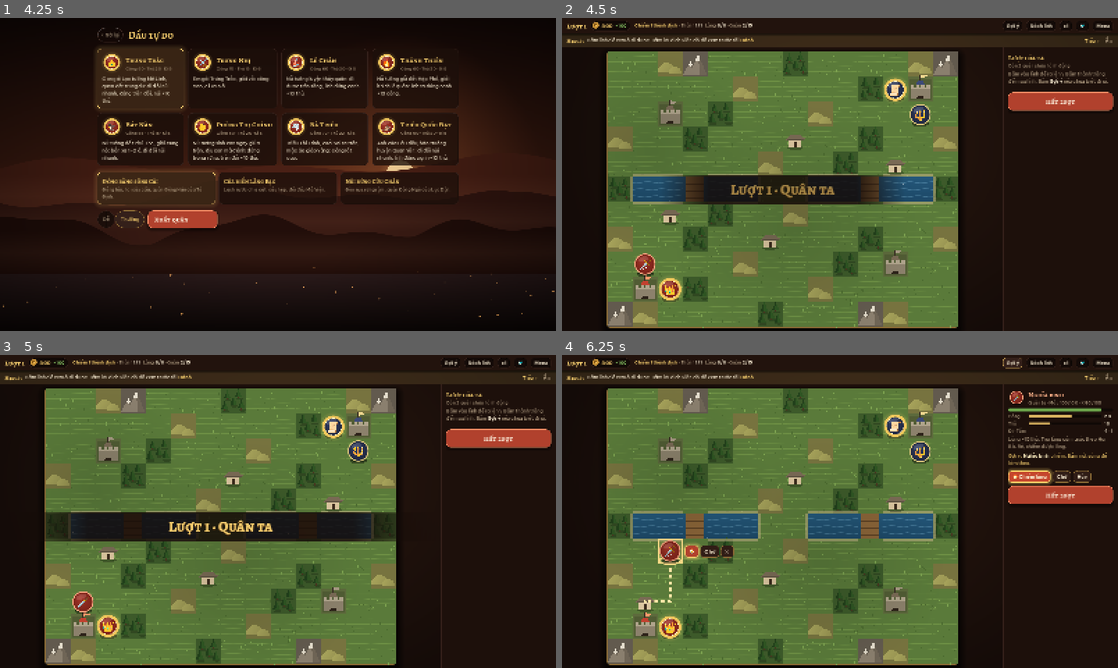
Above: before the commit, frames 1-4 (two rows, left to right).
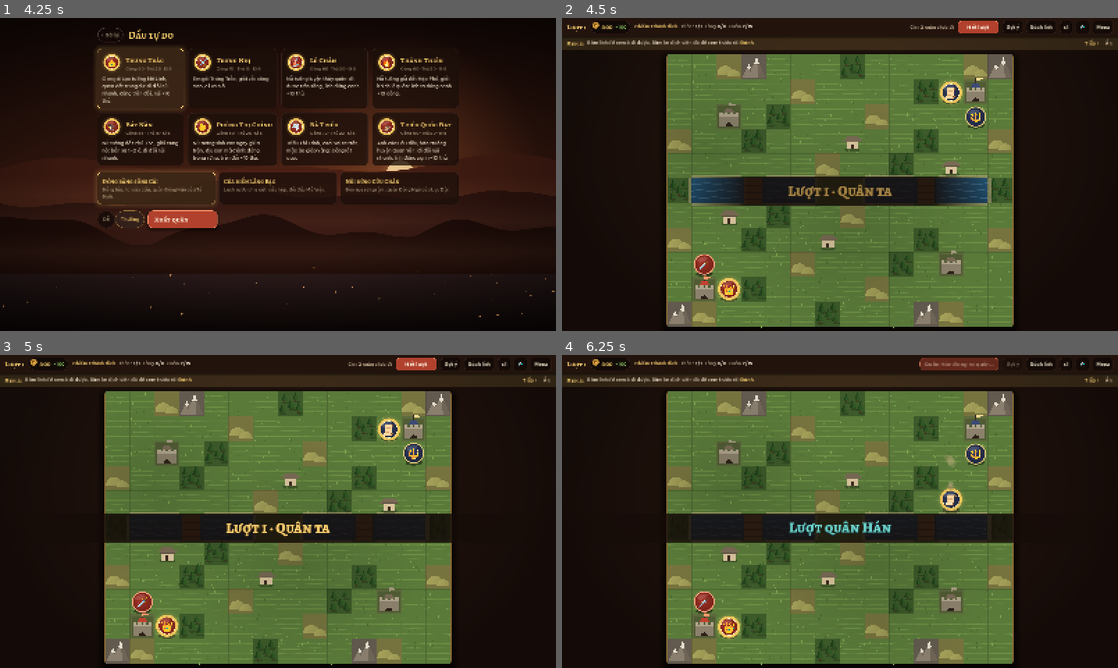
Above: after the commit, the same moments.

Repository: NguyenVanDo51/hon-song-nui
Game: Godot game, scene res://main.tscn
Same seed, same stepped clock (60 frames per second), same inputs: the game is played once before the commit and once after it.
Inputs (mouse positions are in pixels of both pictures, inside the frame that each line leads up to):
- Up to frame 1 (4.25 s): click (239, 196) at 0.52 s; click "‹ Trở lại" at 1.25 s; click (239, 221) at 2.02 s; click "Dễ" at 2.75 s; click "Thường" at 3.5 s
- Up to frame 2 (4.5 s): click (745, 218) at 4.27 s
- Up to frame 3 (5 s): no input
- Up to frame 4 (6.25 s): click (979, 364) at 5 s, where only the run after the commit has a clickable "Hết lượt"; click (1012, 364) at 5.75 s, where only the run before the commit has a clickable "Gợi ý"

Frame 1 is identical in both runs. In frame 2, 45% of the frame differs, in the area x 0-100%, y 0-100%; in frame 3, 42%; in frame 4, 48%.

Commit message:
game: drop the side panel; one popup pinned beside the tile holds orders, forecast, buy list and unit/terrain info (placed to hide no units), bigger order buttons, Hết lượt moves to the top bar
Co-Authored-By: Claude Opus 5.5 <noreply@anthropic.com>

Diff:
--- a/scripts/ui/game_screen.gd
+++ b/scripts/ui/game_screen.gd
@@ -1,6 +1,6 @@
 class_name GameScreen
 extends Control
-## the war table: top bar, tips strip, board, side panel; input, event playback, enemy turn loop, hint, end screen.
+## the war table: top bar (with Hết lượt), tips strip, board + one popup pinned beside the selection; input, event playback, enemy turn loop, hint, end screen.
 ## Port of the game half of src/ui/screens.js.
 
 const DEFAULT_TIPS := [
@@ -38,9 +38,12 @@
 var _info: VBoxContainer
 var _actions: HFlowContainer
 var _btn_end: Button
+var _left: Label
 var _end: Control
-var _float: HBoxContainer
+var _pop: PanelContainer
+var _pop_anchor: Variant = null # [x, y] tile the popup belongs to; null = top centre of the board
 var _hover_at := 0
+const POP_W := 290.0
 
 func _ready() -> void:
 	set_anchors_and_offsets_preset(Control.PRESET_FULL_RECT)
@@ -94,6 +97,17 @@
 	_goal.size_flags_horizontal = Control.SIZE_EXPAND_FILL
 	_goal.size_flags_vertical = Control.SIZE_SHRINK_CENTER
 	bh.add_child(_goal)
+	_left = Style.lbl("", 13, Style.MUTED, Style.semi)
+	_left.size_flags_vertical = Control.SIZE_SHRINK_CENTER
+	bh.add_child(_left)
+	_btn_end = Style.button("Hết lượt", "ActGo")
+	_btn_end.add_theme_font_size_override("font_size", 16)
+	_btn_end.custom_minimum_size = Vector2(118, 36)
+	_btn_end.tooltip_text = "Kết thúc lượt (phím E)"
+	_btn_end.pressed.connect(func() -> void:
+		main.audio.play("ui")
+		end_player_turn())
+	bh.add_child(_btn_end)
 	_btn_hint = _ibtn("Gợi ý", "Gợi ý nước đi", _on_hint)
 	bh.add_child(_btn_hint)
 	bh.add_child(_ibtn("Sách lính", "Sách lính", func() -> void: main.menus.open_codex("p")))
@@ -162,31 +176,23 @@
 	_banner = Banner.new()
 	_banner.set_anchors_and_offsets_preset(Control.PRESET_FULL_RECT)
 	_wrap.add_child(_banner)
-	var panel := PanelContainer.new()
-	var ps := Style.box(Color("#1d100b"), Color.TRANSPARENT, 0, 14)
-	ps.border_color = Style.LACQUER_3; ps.border_width_left = 1
-	panel.add_theme_stylebox_override("panel", ps)
-	panel.custom_minimum_size.x = 330
-	body.add_child(panel)
-	var scroll := ScrollContainer.new()
-	scroll.horizontal_scroll_mode = ScrollContainer.SCROLL_MODE_DISABLED
-	panel.add_child(scroll)
-	var pv := Style.vbox(10)
-	pv.size_flags_horizontal = Control.SIZE_EXPAND_FILL
-	scroll.add_child(pv)
+	# no side panel: everything about the current selection lives in one popup pinned next to its tile
+	_pop = PanelContainer.new()
+	var ps := Style.box(Color(0.075, 0.045, 0.03, 0.96), Style.BRONZE_2, 12, 12)
+	ps.shadow_color = Color(0, 0, 0, 0.55); ps.shadow_size = 14; ps.shadow_offset = Vector2(0, 6)
+	_pop.add_theme_stylebox_override("panel", ps)
+	_pop.z_index = 50 # above board tokens / FX
+	_pop.visible = false
+	_wrap.add_child(_pop)
+	var pv := Style.vbox(8)
+	pv.custom_minimum_size.x = POP_W
+	_pop.add_child(pv)
 	_info = Style.vbox(6)
 	pv.add_child(_info)
 	_actions = HFlowContainer.new()
 	_actions.add_theme_constant_override("h_separation", 6)
 	_actions.add_theme_constant_override("v_separation", 6)
 	pv.add_child(_actions)
-	_btn_end = Style.menu_button("Hết lượt", "", true)
-	(_btn_end.get_meta("title") as Label).horizontal_alignment = HORIZONTAL_ALIGNMENT_CENTER
-	_btn_end.custom_minimum_size.y = 52
-	_btn_end.pressed.connect(func() -> void:
-		main.audio.play("ui")
-		end_player_turn())
-	pv.add_child(_btn_end)
 	_end = Control.new()
 	_end.set_anchors_and_offsets_preset(Control.PRESET_FULL_RECT)
 	_end.visible = false
@@ -219,6 +225,7 @@
 	board.position = ((_wrap.size - board.size) / 2.0).floor()
 	_frame.position = board.position
 	_frame.size = board.size
+	_place_pop.call_deferred()
 
 # ---------- lifecycle ----------
 func _def_for(c: Dictionary) -> Dictionary:
@@ -846,8 +853,8 @@
 	refresh()
 
 # ---------- panel ----------
-func _note(bb: String, color := Style.MUTED) -> RichTextLabel:
-	return Style.rich(bb, 14, color, Style.INK)
+func _note(bb: String, color := Style.MUTED, size := 14) -> RichTextLabel:
+	return Style.rich(bb, size, color, Style.INK)
 
 func _head(token: Control, name: String, sub: String, side := "") -> HBoxContainer:
 	var h := Style.hbox(10)
@@ -867,6 +874,8 @@
 	var go: bool = opts.get("go", false)
 	var b := Style.button(label, ("ActGoHot" if hot else "ActGo") if go else ("ActHot" if hot else "ActBtn"))
 	b.disabled = opts.get("disabled", false)
+	b.add_theme_font_size_override("font_size", 17)
+	b.custom_minimum_size = Vector2(52, 44)
 	b.pressed.connect(func() -> void:
 		main.audio.play("ui")
 		fn.call())
@@ -894,7 +903,8 @@
 	return "[b][color=#%s]%s[/color][/b]%s · Làng [b]%d/%d[/b] · Quân [b]%d/%d[/b]" % [Style.GOLD.to_html(false), obj, castle_txt,
 		Game.villages(s, "p"), Game.villages(s, "e"), Game.unit_count(s, "p"), s.unitCap]
 
-func _unit_info(u: Dictionary) -> void:
+## compact unit card for the popup: token + name + side/HP/XP, HP bar, one stat line; full = also the unit's description
+func _unit_info(u: Dictionary, full := false) -> void:
 	var st := Game.stat(s, u)
 	var look := Content.unit_look(s, u)
 	var dt: Array = ui.dest if u.id == ui.sel and ui.dest != null and ui.mode != "idle" else [u.x, u.y]
@@ -902,14 +912,17 @@
 	var xl: Array = Rules.RULES.xpLevels
 	var next: Variant = xl[u.rank] if u.rank < xl.size() else null
 	var name: String = look.name + (" " + "★".repeat(u.rank) if u.rank else "")
-	var sub := "%s · Máu %d/100 · KN %d%s" % [Content.theme().factions[u.side].short, u.hp, u.xp, ("/%d" % next) if next != null else ""]
-	_info.add_child(_head(Token.make(u.side, u.type, s.heroKey[u.side], 48), name, sub, u.side))
-	_info.add_child(Style.Bar.make(u.hp / 100.0, 8, Color("#5fa83c"), Style.GOOD))
+	var sub := "Máu %d · KN %d%s · %s +%d thủ" % [u.hp, u.xp, ("/%d" % next) if next != null else "",
+		Content.terrain(t).name, Game.terrain_def(s, u, dt[0], dt[1])]
+	_info.add_child(_head(Token.make(u.side, u.type, s.heroKey[u.side], 40), name, sub, u.side))
+	_info.add_child(Style.Bar.make(u.hp / 100.0, 6, Color("#5fa83c"), Style.GOOD))
 	var r: int = 5 * u.rank
-	_info.add_child(Style.stat_bars([["Công", st.atk + r, 75], ["Thủ", st.def + r, 30], ["Đi · Tầm", "%d · %s" % [st.mv, Style.stat_range(st)]]]))
-	var desc: String = look.blurb if u.type == "hero" else look.desc
-	var guard := " Đang canh gác (💤): chỉ ra tay khi quân ta tới gần." if u.get("guard", false) else ""
-	_info.add_child(_note("%s +%d thủ. %s%s" % [Content.terrain(t).name, Game.terrain_def(s, u, dt[0], dt[1]), desc, guard]))
+	_info.add_child(_note("Công [b]%d[/b] · Thủ [b]%d[/b] · Đi [b]%d[/b] · Tầm [b]%s[/b]" % [st.atk + r, st.def + r, st.mv, Style.stat_range(st)], Style.MUTED, 14))
+	if full:
+		var desc: String = look.blurb if u.type == "hero" else look.desc
+		_info.add_child(_note(desc, Style.MUTED, 13))
+	if u.get("guard", false):
+		_info.add_child(_note("💤 Đang canh gác: chỉ ra tay khi quân ta tới gần.", Style.MUTED, 13))
 
 func refresh() -> void:
 	if s.is_empty():
@@ -921,19 +934,23 @@
 	_income.text = "+%d" % Game.income(s, "p")
 	_goal.text = Style.bold_in(_goal_line(), Style.INK)
 	for c in _info.get_children() + _actions.get_children():
+		c.get_parent().remove_child(c) # now, so the popup measures only the new content
 		c.queue_free()
 	var my_turn: bool = s.side == "p" and not ui.busy and s.winner == null
 	_btn_end.disabled = not my_turn
 	_btn_hint.disabled = not my_turn
+	var enemy_busy: bool = ui.busy and s.side == "e"
+	_btn_end.text = ("%s đang ra quân…" % Content.theme().factions.e.short) if enemy_busy else "Hết lượt"
+	var left: int = s.units.filter(func(o: Dictionary) -> bool: return o.side == "p" and not o.acted).size()
+	_left.text = ("Còn %d quân chưa đi" % left) if my_turn and left > 0 else ""
+	_pop_anchor = null
 	var u: Variant = _sel_unit()
-	if ui.busy and s.side == "e":
-		_info.add_child(_head(null, "%s đang ra quân…" % Content.theme().factions.e.short, "", "e"))
-		_info.add_child(_note("Bấm [b]x2[/b] trên thanh trên để xem nhanh hơn."))
-	elif ui.busy:
+	if ui.busy:
 		pass
 	elif u != null:
-		_unit_info(u)
 		if my_turn and u.side == "p" and not u.acted and ui.mode != "idle":
+			_pop_anchor = ui.dest
+			_unit_info(u)
 			var dx: int = ui.dest[0]
 			var dy: int = ui.dest[1]
 			var targets := Game.targets_from(s, u, dx, dy)
@@ -975,44 +992,52 @@
 				_actions.add_child(_act("Chờ", func() -> void: commit({ "kind": "wait" }), { "hot": hk == "wait" }))
 				_actions.add_child(_act("Hủy", cancel))
 		elif my_turn and u.side == "p" and not u.acted:
-			_info.add_child(_note("Bấm ô xanh để đi (bấm chính ô đang đứng để hành động tại chỗ), hoặc bấm kẻ địch viền đỏ để đánh."))
-		elif u.side == "p" and u.acted:
-			_info.add_child(_note("Đã hành động lượt này."))
+			pass # choosing where to go: the board (blue tiles, red-ringed enemies, hover forecast) is the whole UI
+		else:
+			_pop_anchor = [u.x, u.y]
+			_unit_info(u, true)
+			if u.side == "p" and u.acted:
+				_info.add_child(_note("Đã hành động lượt này.", Style.MUTED, 13))
 	elif ui.buyAt != null:
 		var x: int = ui.buyAt[0]
 		var y: int = ui.buyAt[1]
+		_pop_anchor = [x, y]
 		_info.add_child(_head(null, "Mộ quân", "Có %d vàng · Quân %d/%d · lính mới đi được từ lượt sau" % [s.gold.p, Game.unit_count(s, "p"), s.unitCap]))
 		var grid := GridContainer.new()
 		grid.columns = 1
 		grid.add_theme_constant_override("v_separation", 6)
-		grid.size_flags_horizontal = Control.SIZE_EXPAND_FILL
+		grid.custom_minimum_size.x = POP_W
 		for o: Dictionary in Game.buy_options(s, "p", x, y):
 			var look := Content.unit_type_look("p", o.type, s.heroKey.p)
 			var type: String = o.type
 			var b := _act("", func() -> void: buy_unit(type), { "disabled": not o.ok or not my_turn, "hot": ui.hotBuy == o.type })
 			b.tooltip_text = look.blurb if o.type == "hero" else look.desc
-			b.custom_minimum_size = Vector2(0, 40)
+			b.custom_minimum_size = Vector2(POP_W, 46)
 			var row := Style.hbox(8)
 			row.mouse_filter = Control.MOUSE_FILTER_IGNORE
 			row.set_anchors_and_offsets_preset(Control.PRESET_FULL_RECT)
 			row.offset_left = 8
-			row.offset_right = -10
-			row.add_child(Token.make("p", o.type, s.heroKey.p, 28))
-			var nm := Style.lbl(look.name, 14, Style.INK if o.ok else Color(Style.INK, 0.45), Style.bold)
+			row.offset_right = -12
+			var tk := Token.make("p", o.type, s.heroKey.p, 32)
+			tk.size_flags_vertical = Control.SIZE_SHRINK_CENTER
+			row.add_child(tk)
+			var nm := Style.lbl(look.name, 16, Style.INK if o.ok else Color(Style.INK, 0.45), Style.bold)
 			nm.size_flags_horizontal = Control.SIZE_EXPAND_FILL
 			nm.vertical_alignment = VERTICAL_ALIGNMENT_CENTER
 			nm.size_flags_vertical = Control.SIZE_FILL
 			row.add_child(nm)
-			var cost := Style.lbl(str(o.cost), 14, Style.GOLD if o.ok else Color(Style.GOLD, 0.45), Style.semi)
+			var cost := Style.lbl(str(o.cost), 16, Style.GOLD if o.ok else Color(Style.GOLD, 0.45), Style.semi)
 			cost.size_flags_vertical = Control.SIZE_FILL
 			cost.vertical_alignment = VERTICAL_ALIGNMENT_CENTER
 			row.add_child(cost)
 			b.add_child(row)
 			grid.add_child(b)
 		_actions.add_child(grid)
+		_actions.add_child(_act("Đóng", cancel))
 	elif ui.info != null:
 		var x: int = ui.info.x
 		var y: int = ui.info.y
+		_pop_anchor = [x, y]
 		var t: String = s.tiles[y][x]
 		var own: Variant = s.owner.get(Vector2i(x, y))
 		var tr: Dictionary = Rules.TERRAIN[t]
@@ -1021,65 +1046,70 @@
 			own_txt = " · " + (("của ta" if own == "p" else "của địch") if own != null else "chưa ai chiếm")
 		_info.add_child(_head(null, Content.terrain(t).name + own_txt, "Thủ +%d · Giá đi %s" % [tr.def, "không qua" if tr.cost == INF else str(int(tr.cost))]))
 		if t == "v":
-			_info.add_child(_note("Dân binh hoặc tướng đứng vào rồi bấm Chiếm: +%d vàng/lượt, hồi máu lính ta." % Rules.RULES.incomeVillage))
+			_info.add_child(_note("Dân binh hoặc tướng đứng vào rồi bấm Chiếm: +%d vàng/lượt, hồi máu lính ta." % Rules.RULES.incomeVillage, Style.MUTED, 13))
 		if t == "c":
-			_info.add_child(_note("Chỉ tướng chiếm được thành. Thành: +%d vàng/lượt, mua lính, hồi máu. Có quân đứng trên thành thì không mua lính ở đó được." % Rules.RULES.incomeCastle))
+			_info.add_child(_note("Chỉ tướng chiếm được thành. Thành: +%d vàng/lượt, mua lính, hồi máu. Có quân đứng trên thành thì không mua lính ở đó được." % Rules.RULES.incomeCastle, Style.MUTED, 13))
 		if t == "~":
-			_info.add_child(_note("Chỉ quân bay và tướng biết đi sông qua được."))
+			_info.add_child(_note("Chỉ quân bay và tướng biết đi sông qua được.", Style.MUTED, 13))
 		if Game.grave_at(s, x, y) != null:
-			_info.add_child(_note(Content.text("graveNote")))
-	elif my_turn:
-		var left: int = s.units.filter(func(o: Dictionary) -> bool: return o.side == "p" and not o.acted).size()
-		_info.add_child(_head(null, "Lượt của ta", "Còn %d quân chưa hành động" % left))
-		_info.add_child(_note("Bấm vào lính để ra lệnh. Bấm thành trống để mua lính. Bấm [b]Gợi ý[/b] nếu chưa biết đi gì."))
+			_info.add_child(_note(Content.text("graveNote"), Style.MUTED, 13))
 	if ui.hint != null:
 		_info.add_child(Style.rich(ui.hint, 14, Style.GOLD, Style.GOLD_HI))
-	_mirror_float(my_turn and u != null and u.side == "p" and not u.acted and ui.mode != "idle" and ui.dest != null)
-
-## compact copies of the action buttons pinned next to the chosen tile, so orders never leave the board
-func _mirror_float(show: bool) -> void:
-	if _float == null:
-		_float = HBoxContainer.new()
-		_float.add_theme_constant_override("separation", 4)
-		_wrap.add_child(_float)
-	for c in _float.get_children():
-		c.queue_free()
-	_float.visible = show
-	if not show:
-		return
-	for b: Node in _actions.get_children():
-		if not (b is Button):
-			continue
-		var src: Button = b
-		var full := src.text
-		var short := full
-		if full == "Hủy":
-			short = "✕"
-		elif full == "Quay lại":
-			short = "‹"
-		elif full.length() > 2 and full.unicode_at(0) > 0x2000 and " " in full:
-			var parts := full.split(" ")
-			short = parts[0] + (" " + parts[parts.size() - 1].trim_prefix("(").trim_suffix(")") if full.ends_with(")") else "")
-		var fb := Style.button(short, src.theme_type_variation)
-		fb.tooltip_text = full
-		fb.custom_minimum_size = Vector2(38, 36)
-		fb.add_theme_font_size_override("font_size", 15)
-		fb.pressed.connect(func() -> void: src.pressed.emit())
-		_float.add_child(fb)
-	_place_float.call_deferred()
-
-func _place_float() -> void:
-	if _float == null or not _float.visible or ui.dest == null:
-		return
-	_float.reset_size()
+	_pop.visible = _info.get_child_count() + _actions.get_child_count() > 0
+	if _pop.visible:
+		_place_pop.call_deferred()
+
+## put the popup beside its tile: right / left / below / above, whichever hides the fewest units (enemies count
+## triple) and never the tile itself or the aimed target. No anchor (a lone hint) -> top centre of the board.
+func _place_pop() -> void:
+	if _pop == null or not _pop.visible:
+		return
+	# wrapped text only knows its height after one layout pass at the final width: shrink, wait a frame, measure
+	_pop.size = Vector2.ZERO
+	_pop.modulate.a = 0.0 # hidden while measuring, so it never flashes at the old spot
+	await get_tree().process_frame
+	_pop.modulate.a = 1.0
+	if not _pop.visible:
+		return
+	_pop.size = Vector2.ZERO
+	var sz := _pop.get_combined_minimum_size()
+	_pop.size = sz
+	var lim := _wrap.size
+	if _pop_anchor == null:
+		_pop.position = Vector2(((lim.x - sz.x) / 2.0), board.position.y + 10).floor()
+		return
 	var T := board.T
-	var tile := board.position + Vector2(ui.dest[0] * T, ui.dest[1] * T)
-	var sz := _float.get_combined_minimum_size()
-	var pos := tile + Vector2(T + 6, (T - sz.y) / 2)
-	if pos.x + sz.x > _wrap.size.x - 4:
-		pos.x = tile.x - sz.x - 6
-	pos.y = clampf(pos.y, 4, _wrap.size.y - sz.y - 4)
-	_float.position = pos
+	var tile := board.position + Vector2(_pop_anchor[0] * T, _pop_anchor[1] * T)
+	var keep: Array[Rect2] = [Rect2(tile, Vector2(T, T))]
+	if ui.mode == "target" and ui.target != null:
+		var tg: Variant = Game.unit_by_id(s, ui.target)
+		if tg != null:
+			keep.append(Rect2(board.position + Vector2(tg.x * T, tg.y * T), Vector2(T, T)))
+	var gap := 10.0
+	var cands: Array[Vector2] = [
+		tile + Vector2(T + gap, (T - sz.y) / 2), tile + Vector2(-sz.x - gap, (T - sz.y) / 2),
+		tile + Vector2((T - sz.x) / 2, T + gap), tile + Vector2((T - sz.x) / 2, -sz.y - gap),
+	]
+	var best := cands[0]
+	var best_cost := INF
+	for k in cands.size():
+		var p := cands[k]
+		p.x = clampf(p.x, 6, maxf(6.0, lim.x - sz.x - 6))
+		p.y = clampf(p.y, 6, maxf(6.0, lim.y - sz.y - 6))
+		var r := Rect2(p, sz)
+		var cost := float(k) * 0.1
+		for kr: Rect2 in keep:
+			if r.intersects(kr.grow(-2)):
+				cost += 100.0
+		for o: Dictionary in s.units:
+			if o.id == ui.sel:
+				continue
+			if r.intersects(Rect2(board.position + Vector2(o.x * T, o.y * T), Vector2(T, T)).grow(-T * 0.2)):
+				cost += 3.0 if o.side != "p" else 1.0
+		if cost < best_cost:
+			best_cost = cost
+			best = p
+	_pop.position = best.floor()
 
 func _preview_box(p: Dictionary) -> Control:
 	var g := GridContainer.new()
--- a/sim/click_driver.gd
+++ b/sim/click_driver.gd
@@ -50,9 +50,9 @@
 	var g = main.game
 	var s: Dictionary = g.s
 	var hero: Dictionary = s.units.filter(func(u): return u.side == "p" and u.type == "hero")[0]
-	# select hero -> panel info, reach, hover path
+	# select hero -> reach, hover path
 	g._on_tile(hero.x, hero.y)
-	ok(g._info.get_child_count() > 0 and g.board.view.reach != null, "select hero shows info + reach")
+	ok(g.board.view.reach != null and not g._pop.visible, "select hero shows reach, board stays clear (no popup yet)")
 	var dest: Dictionary
 	for r in g.board.view.reach.values():
 		if (r.x != hero.x or r.y != hero.y) and Game.unit_at(s, r.x, r.y) == null:
@@ -68,8 +68,13 @@
 	g._on_tile(dest.x, dest.y)
 	await process_frame
 	await process_frame
+	await process_frame
+	await process_frame
 	await main.shot("ux_float")
-	ok(g._float.visible and g._float.get_child_count() >= 2, "floating action bar next to the tile (%d buttons)" % g._float.get_child_count())
+	ok(g._pop.visible and g._actions.get_child_count() >= 2, "popup with orders next to the tile (%d buttons)" % g._actions.get_child_count())
+	var T: float = g.board.T
+	var tr := Rect2(g.board.position + Vector2(dest.x * T, dest.y * T), Vector2(T, T))
+	ok(not Rect2(g._pop.position, g._pop.size).intersects(tr.grow(-2)), "popup does not cover the destination tile")
 	g._on_tile(dest.x, dest.y) # same tile again = default action (wait here)
 	await idle(g)
 	ok(hero.acted and hero.x == dest.x, "hero moved + waited (click dest twice)")
